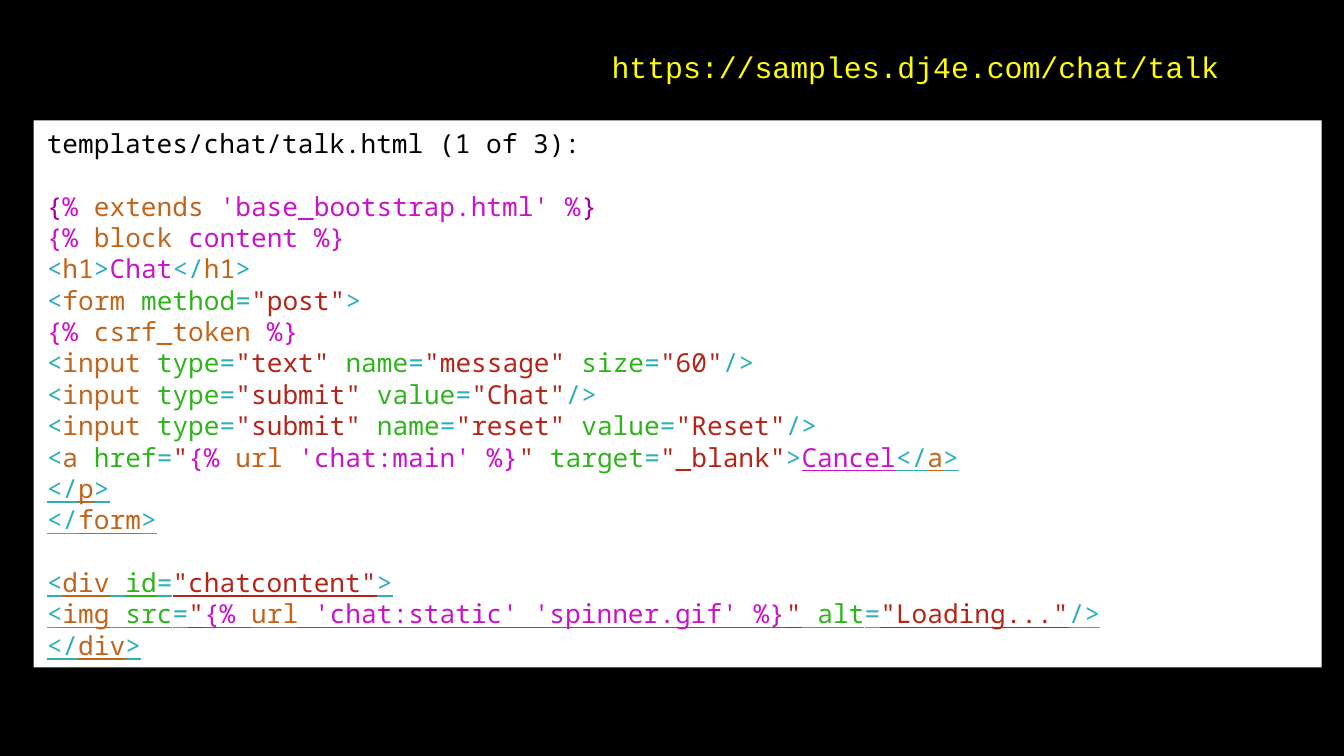
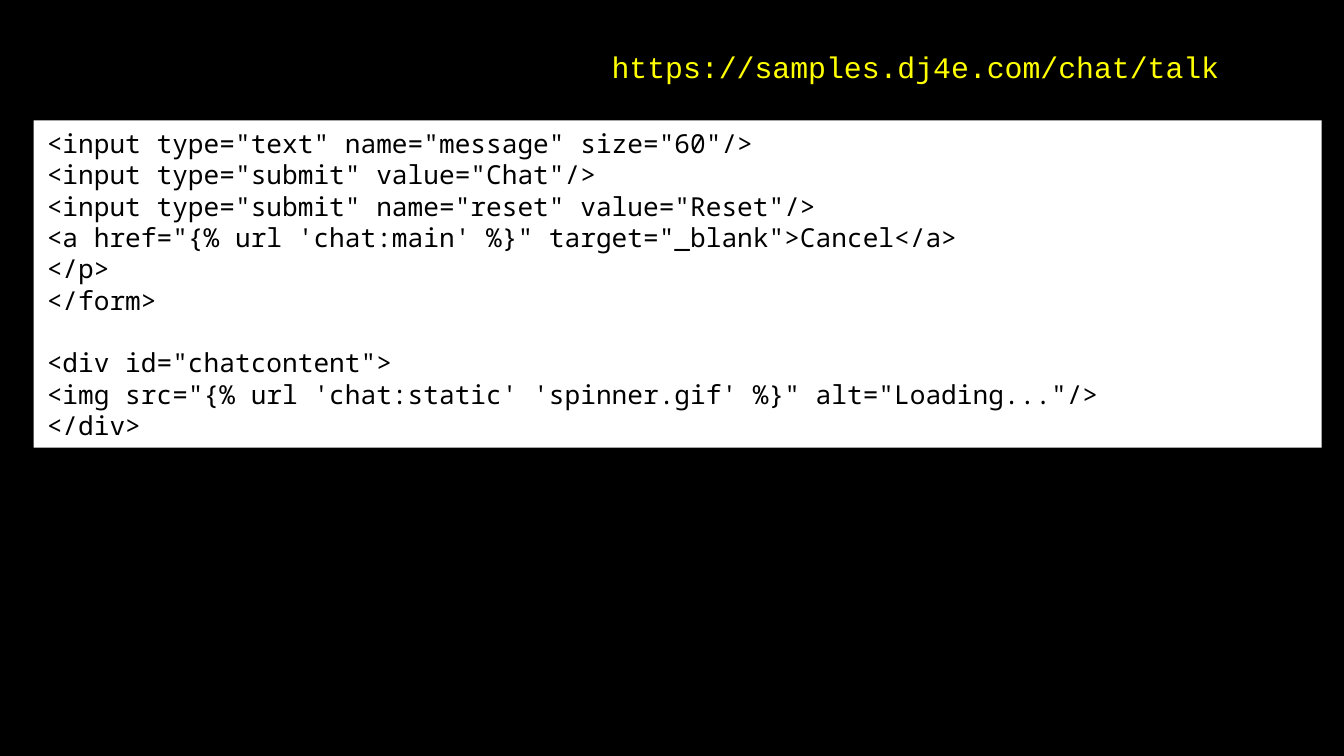
Before and after one commit to csev/dj4e, a slide deck: slide 20 of lectures/JS-04-AJAX-JSON.ppt. Drawn at 1344x756 pixels with LibreOffice and Linux fonts; fonts in the diff are those of the drawing. Boxes give left, top, right and bottom in pixels: in the first picture for what was removed or moved away, otherwise in the second. Text is boxed around its words. In the diff, an @@ line names an element or a change of style, - is before the commit and + after.

```diff
--- a/lectures/JS-04-AJAX-JSON.ppt
+++ b/lectures/JS-04-AJAX-JSON.ppt
@@ rectangle "<input type="text" name="message" size="60"/>": place and size @@
-rectangle "<input type="text" name="message" size="60"/>" at (34, 121, 1321, 668)
+rectangle "<input type="text" name="message" size="60"/>" at (34, 121, 1321, 449)
@@ rectangle "<input type="text" name="message" size="60"/>" at (34, 121, 1321, 449): text colour #2EAEBB to #000000 in "<input type="text" name="message" size="60"/>", "<input type="submit" value="Chat"/>", "<input type="submit" name="reset" value="Reset"/>", "<a href="{% target="_blank">Cancel</a>" and 5 more places; text colour #C1651C to #000000 in "<input", "<input", "<input", "<a url target="_blank">Cancel</a>" and 5 more places; text colour #2FB41D to #000000 in "type="text" name="message" size="60"/>", "type="submit" value="Chat"/>", "type="submit" name="reset" value="Reset"/>", "href="{% target="_blank">Cancel</a>" and 2 more places; text colour #B42419 to #000000 in "type="text" name="message" size="60"/>", "type="submit" value="Chat"/>", "type="submit" name="reset" value="Reset"/>", "href="{% %}" target="_blank">Cancel</a>" and 2 more places; text colour #C814C9 to #000000 in "href="{% 'chat:main' %}" target="_blank">Cancel</a>", "src="{% 'chat:static' 'spinner.gif' %}""; underline off in "target="_blank">Cancel</a>", "</p>", "</form>", "<div id="chatcontent">" and 2 more places @@
@@ text in rectangle at (47, 133, 580, 345): paragraphs removed @@
-templates/chat/talk.html (1 of 3):
-{% extends 'base_bootstrap.html' %}
-{% block content %}
-<h1>Chat</h1>
-<form method="post">
-{% csrf_token %}
```
Also in this commit, not shown: 3 other slides changed.
